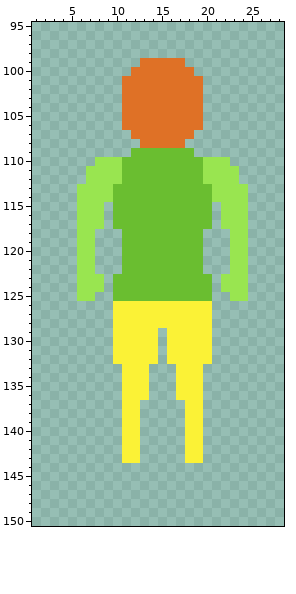
Two states of a pixel-art file, Assets/Aseprite/CharacterPlayground.aseprite. This is how it looked before the edit.
256x256 pixels, 1 frame. Pixels under 10% opacity are left out. Colours within 5 levels of each other are drawn and written as one. Shown: x 1..28, y 95..150.
After the commit:
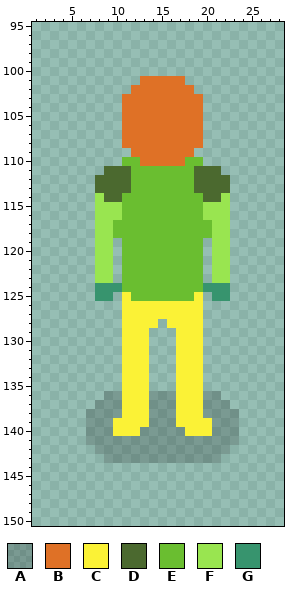
Palette (. is transparent): A #00000030  B #df7126  C #fbf236  D #4b692f  E #6abe30  F #99e550  G #37946e
The edit:
layer "Shadow" added
layer "Arms" added
@@ x 9..21 @@
  98 .............
- 99 ....BBBBB....
-100 ...BBBBBBB...
-101 ..BBBBBBBBB..
-102 ..BBBBBBBBB..
+ 99 .............
+100 .............
+101 ....BBBBB....
+102 ...BBBBBBB...
 103 ..BBBBBBBBB..
@@ x 1..28 @@
 106 ..........BBBBBBBBB.........
-107 ...........BBBBBBB..........
-108 ............BBBBB...........
-109 ...........EEEEEEE..........
-110 .......FFFEEEEEEEEEFFF......
-111 ......FFFFEEEEEEEEEFFFF.....
-112 ......FFFFEEEEEEEEEFFFF.....
-113 .....FFFFEEEEEEEEEEEFFFF....
-114 .....FFFFEEEEEEEEEEEFFFF....
-115 .....FFF.EEEEEEEEEEE.FFF....
-116 .....FFF.EEEEEEEEEEE.FFF....
-117 .....FFF.EEEEEEEEEEE.FFF....
-118 .....FF...EEEEEEEEE...FF....
-119 .....FF...EEEEEEEEE...FF....
-120 .....FF...EEEEEEEEE...FF....
-121 .....FF...EEEEEEEEE...FF....
-122 .....FF...EEEEEEEEE...FF....
-123 .....FFF.EEEEEEEEEEE.FFF....
-124 .....FFF.EEEEEEEEEEE.FFF....
-125 .....FF..EEEEEEEEEEE..FF....
-126 .........CCCCCCCCCCC........
-127 .........CCCCCCCCCCC........
-128 .........CCCCCCCCCCC........
-129 .........CCCCC.CCCCC........
-130 .........CCCCC.CCCCC........
-131 .........CCCCC.CCCCC........
-132 .........CCCCC.CCCCC........
+107 ..........BBBBBBBBB.........
+108 ..........BBBBBBBBB.........
+109 ...........BBBBBBB..........
+110 ..........EEBBBBBEE.........
+111 ........DDDEEEEEEEDDD.......
+112 .......DDDDEEEEEEEDDDD......
+113 .......DDDDEEEEEEEDDDD......
+114 .......FDDEEEEEEEEEDDF......
+115 .......FFFEEEEEEEEEFFF......
+116 .......FFFEEEEEEEEEFFF......
+117 .......FFEEEEEEEEEEEFF......
+118 .......FFEEEEEEEEEEEFF......
+119 .......FF.EEEEEEEEE.FF......
+120 .......FF.EEEEEEEEE.FF......
+121 .......FF.EEEEEEEEE.FF......
+122 .......FF.EEEEEEEEE.FF......
+123 .......FF.EEEEEEEEE.FF......
+124 .......GGGEEEEEEEEEGGG......
+125 .......GG.CEEEEEEEC.GG......
+126 ..........CCCCCCCCC.........
+127 ..........CCCCCCCCC.........
+128 ..........CCCC.CCCC.........
+129 ..........CCC...CCC.........
+130 ..........CCC...CCC.........
+131 ..........CCC...CCC.........
+132 ..........CCC...CCC.........
 133 ..........CCC...CCC.........
@@ x 1..28 @@
 135 ..........CCC...CCC.........
-136 ..........CCC...CCC.........
-137 ..........CC.....CC.........
-138 ..........CC.....CC.........
-139 ..........CC.....CC.........
-140 ..........CC.....CC.........
-141 ..........CC.....CC.........
-142 ..........CC.....CC.........
-143 ..........CC.....CC.........
+136 ........AACCCAAACCCAA.......
+137 .......AAACCCAAACCCAAA......
+138 ......AAAACCCAAACCCAAAA.....
+139 ......AAACCCCAAACCCCAAA.....
+140 ......AAACCCAAAAACCCAAA.....
+141 ......AAAAAAAAAAAAAAAAA.....
+142 .......AAAAAAAAAAAAAAA......
+143 ........AAAAAAAAAAAAA.......
 144 ............................
Where, in picture pixels (left, top, right, bottom), the same in both pictures:
erased: (122, 58, 203, 94)
changed: (77, 130, 248, 463)
